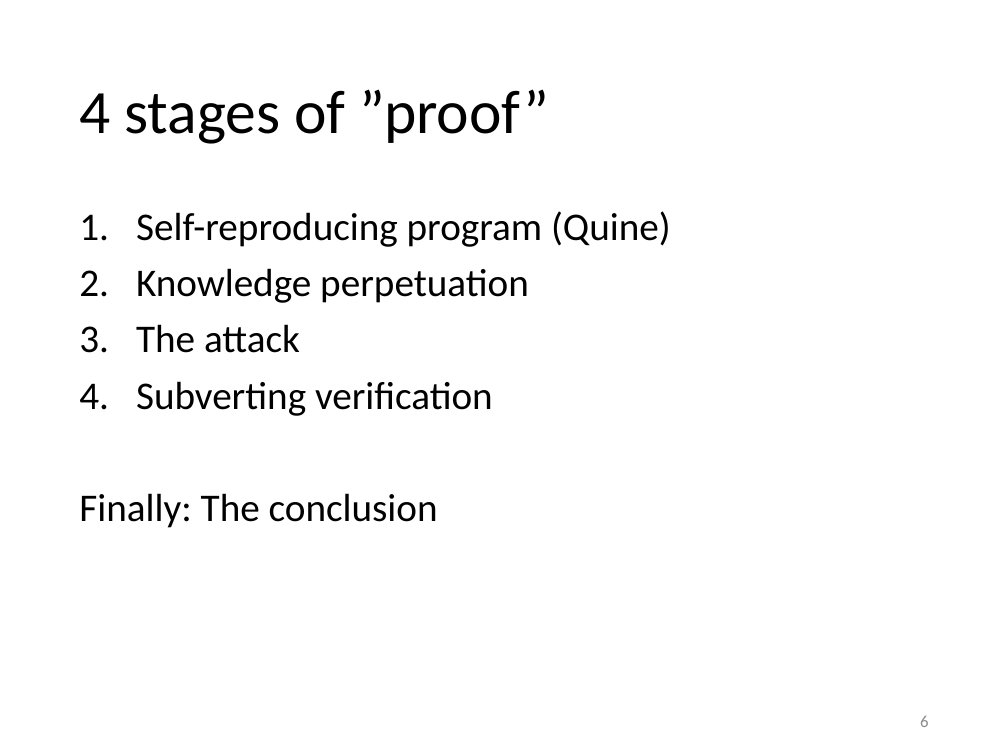
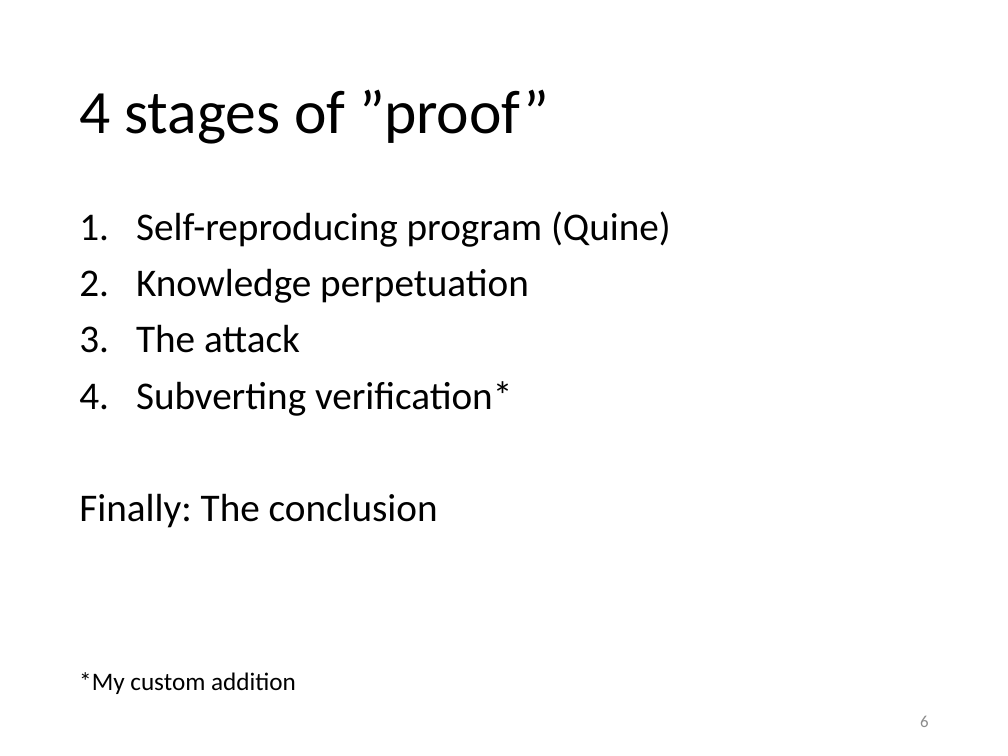
Before and after one commit to yeokm1/reflections-on-trusting-trust, a slide deck: slide 6 of reflections-of-reflecting-trust-slides.pptx. Drawn at 1008x756 pixels with LibreOffice and Linux fonts; fonts in the diff are those of the drawing. Boxes give left, top, right and bottom in pixels: in the first picture for what was removed or moved away, otherwise in the second. Text is boxed around its words. In the diff, an @@ line names an element or a change of style, - is before the commit and + after.

```diff
--- a/reflections-of-reflecting-trust-slides.pptx
+++ b/reflections-of-reflecting-trust-slides.pptx
@@ text at [136,381,512,416]: text changed @@
-4. Subverting verification
+4. Subverting verification*
@@ text added at [79,672,296,694], 18 pt, text #000000 @@
+*My custom addition
```
Also in this commit, not shown: 9 other slides changed, 14 slides added, 2 slides removed.
